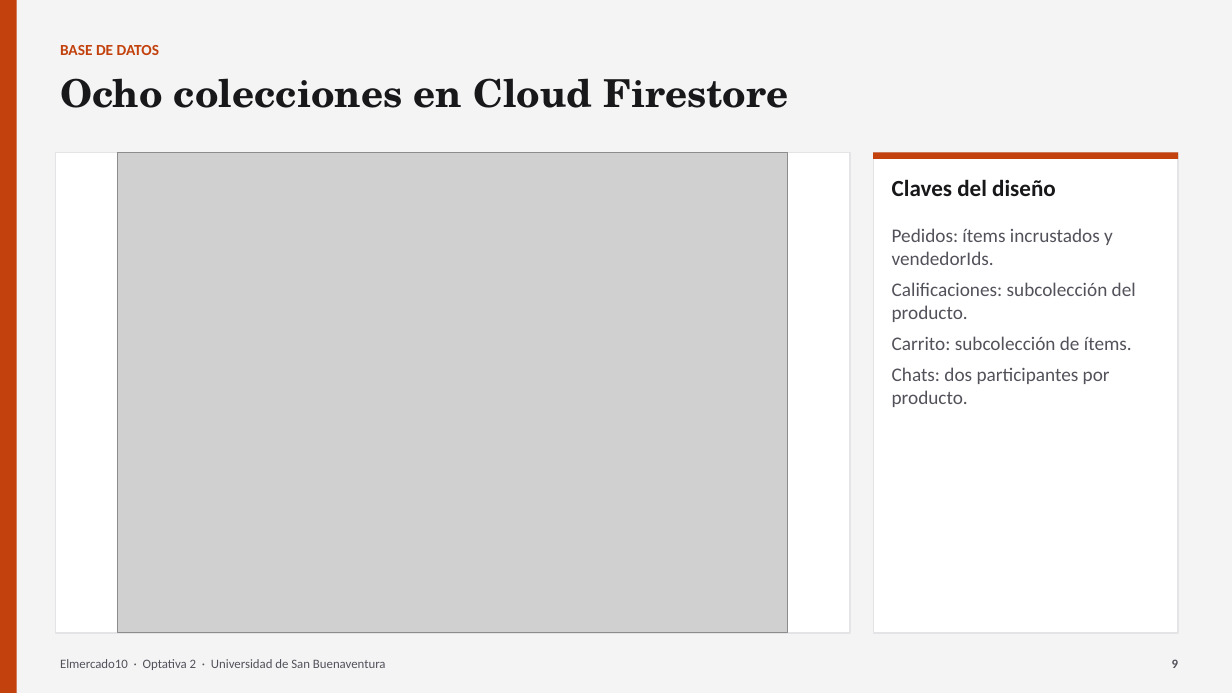
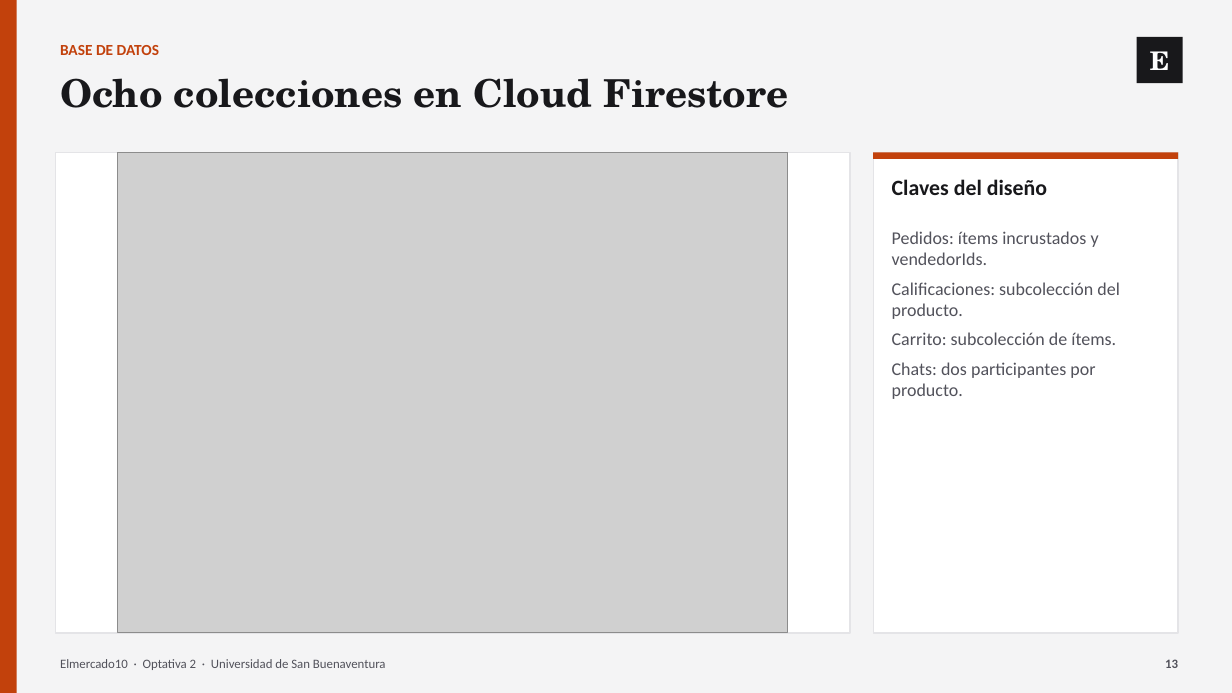
Before and after one commit to JuanXD2201/Elmercado10, a slide deck: slide 13 of DOCUMENTACION_ELMERCADO10/08_PRESENTACION/Presentacion_Elmercado10.pptx (slide 9 before the commit). Drawn at 1232x693 pixels with LibreOffice and Linux fonts; fonts in the diff are those of the drawing; grey boxes stand for pictures. Boxes give left, top, right and bottom in pixels: in the first picture for what was removed or moved away, otherwise in the second. Text is boxed around its words. In the diff, an @@ line names an element or a change of style, - is before the commit and + after.

```diff
--- a/DOCUMENTACION_ELMERCADO10/08_PRESENTACION/Presentacion_Elmercado10.pptx
+++ b/DOCUMENTACION_ELMERCADO10/08_PRESENTACION/Presentacion_Elmercado10.pptx
@@ rectangle added at (x1=1137, y1=37, x2=1183, y2=83), fill #18181B, 20 pt, text #FFFFFF, bold @@
+E
@@ text "Claves del diseño" at (x1=892, y1=179, x2=1047, y2=195): size 18 to 17 pt @@
@@ text "Pedidos: ítems incrustados y vendedorIds." at (x1=892, y1=231, x2=1120, y2=399): size 15 to 14 pt @@
@@ text at (x1=1165, y1=659, x2=1178, y2=668): text changed @@
-9
+13
```
Also in this commit, not shown: 14 other slides changed, 8 slides added, 3 slides removed, 41 other files.
